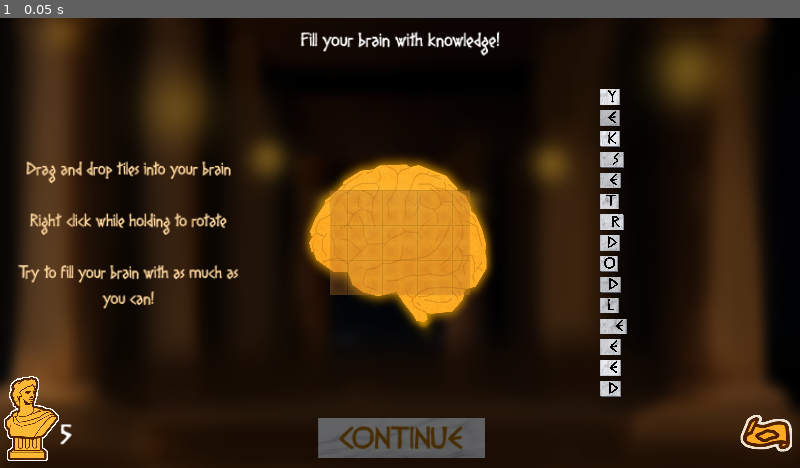
Above: before the commit, frame 1.
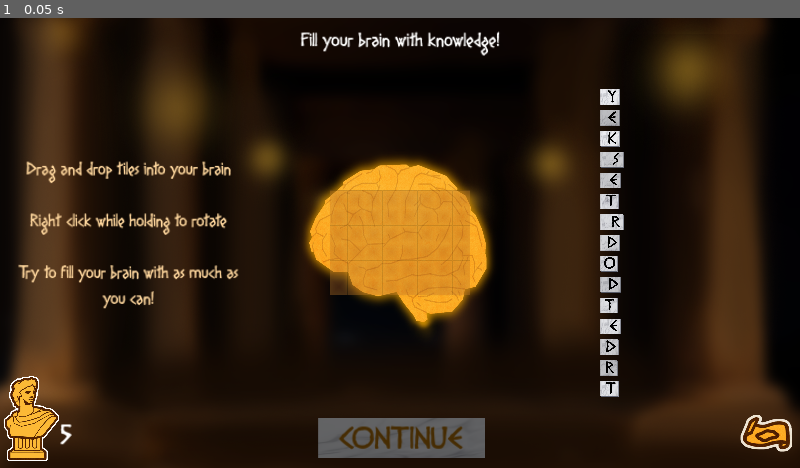
Above: after the commit, the same moment.

Repository: hulien22/ldjam54
Game: Godot game, scene res://scenes/main.tscn
Same seed, same stepped clock (60 frames per second), same inputs: the game is played once before the commit and once after it. This scene is started directly instead of the project's main scene. The engine's default icon, where the game draws it, is replaced by a stand-in: a white triangle on a blue panel in a dark square.
Inputs:
- Up to frame 1 (0.05 s): no input

The runs differ from the first frame. In frame 1, 0.3% of the frame differs, in the area x 75-79%, y 62-85%.

Commit message:
starters

Diff:
--- a/scripts/main.gd
+++ b/scripts/main.gd
@@ -256,10 +256,15 @@
 			for i in n:
 				$Brain.spawn_new_word(Global.get_word(), Vector2(500,50 * i - 350));
 		Library.LibraryType.FIRST_ROOM:
-			for i in 15:
+			for i in 10:
 				# TODO don't spawn words too long to start with
 				# maybe force a certain set of starting words?
 				$Brain.spawn_new_word(Global.get_word(), Vector2(500,50 * i - 350));
+			$Brain.spawn_new_word("it", Vector2(500,50 * 10 - 350));
+			$Brain.spawn_new_word("since", Vector2(500,50 * 11 - 350));
+			$Brain.spawn_new_word("and", Vector2(500,50 * 12 - 350));
+			$Brain.spawn_new_word("or", Vector2(500,50 * 13 - 350));
+			$Brain.spawn_new_word("not", Vector2(500,50 * 14 - 350));
 		Library.LibraryType.UPGRADE:
 			#TODO get category and spawn words from that
 			var n = randi_range(5,10);
